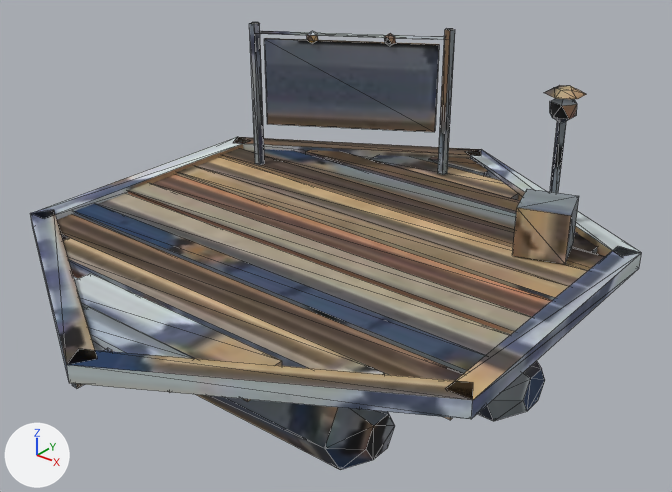
Before and after pictures for a commit that changed the glTF model client/public/city/raft-b-age20-lite.glb.
The view is the same before and after, from a camera (50 mm lens) standing at (1.612, -1.949, 1.56) and looking at (0.06, -0.009, 0.357). The axes (+X, +Y, +Z) are drawn at lower left. The lights are the same throughout. The first picture is the older version. Mesh edges are drawn as thin lines. Where no turn or scale is listed for an object, it has been applied to the vertices. Vertices at exactly the same position are counted once.

Objects in the first picture: 'raft-b-age20-lite'.
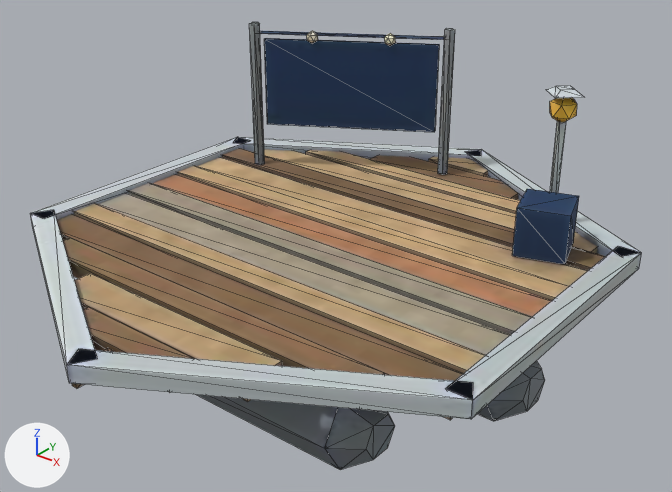
What differs and where, as boxes [x1, y1, x2, y2] in the pictures (672 x 492 px):
part 1 of me_raft_b_age20_lite, cut back
    before: [544, 85, 586, 99]
    after: [546, 86, 584, 98]
part 2 of me_raft_b_age20_lite, surface changed
    both: [31, 22, 641, 470]

Diff of the bpy script that builds the scene:
```diff
--- a/client/public/city/raft-b-age20-lite.glb.py
+++ b/client/public/city/raft-b-age20-lite.glb.py
@@ me_raft_b_age20_lite @@
 # used by ob_raft_b_age20_lite; location = (0.0, 0.0, 0.448)
-me_raft_b_age20_lite.from_pydata(...)  # 334 vertices, 588 faces; spans x -0.8..0.8, y -0.92..0.92, z -0.42..0.42
+me_raft_b_age20_lite.from_pydata(...)  # 330 vertices, 580 faces; spans x -0.8..0.8, y -0.92..0.92, z -0.42..0.42
+# me_raft_b_age20_lite part 1
+# 6 vertices are removed from x 0.46..0.56, y 0.44..0.5, z 0.35..0.36
+# 18 faces are deleted
+# 2 vertices move from x 0.54..0.56, y 0.49..0.5, z 0.35..0.36 to x 0.54..0.57, y 0.47, z 0.35..0.36
+# 2 vertices are added at (0.45, 0.47, 0.35), (0.48, 0.47, 0.36)
+# 10 new faces join them
+# me_raft_b_age20_lite part 2: 558 kept faces spanning x -0.8..0.8, y -0.92..0.92, z -0.42..0.42 get new texture (UV) coordinates
 me_raft_b_age20_lite.materials.append(mat_baked)
```
